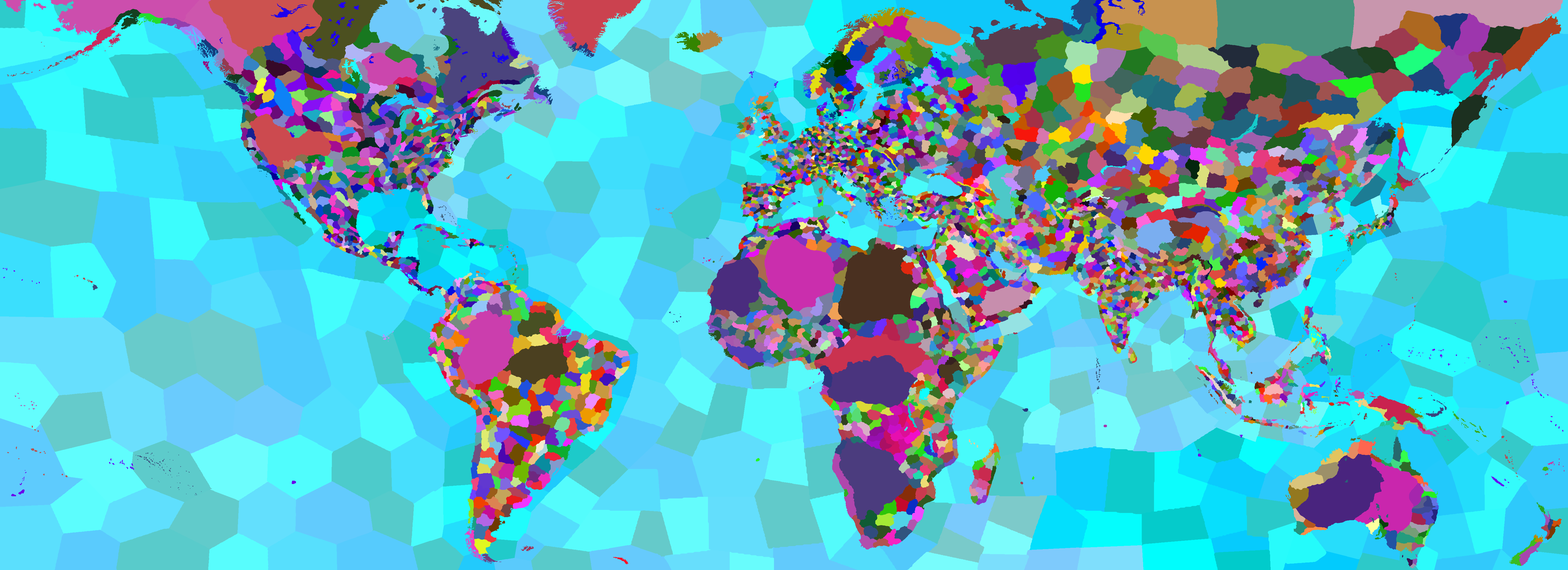
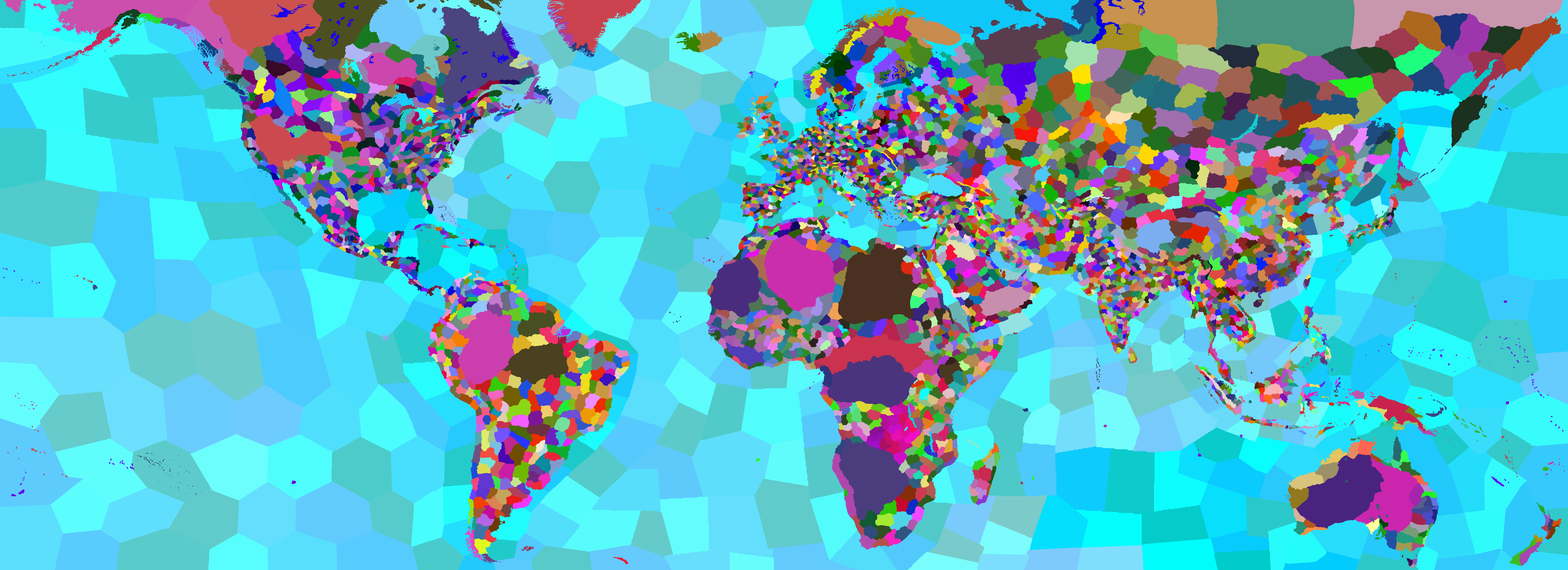
Layered file, before and after one edit (1568 x 570). Changes by layer:
added layer "Central Asia" above "Bactria-Khorasan" over [1020,130,1133,200]